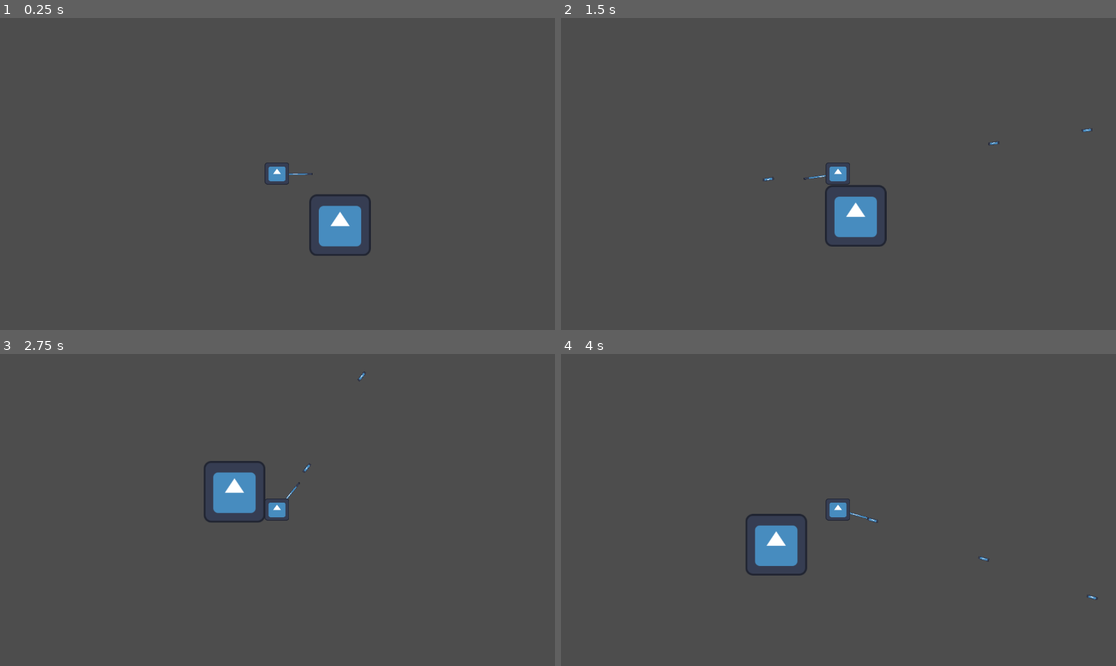
Above: before the commit, frames 1-4 (two rows, left to right).
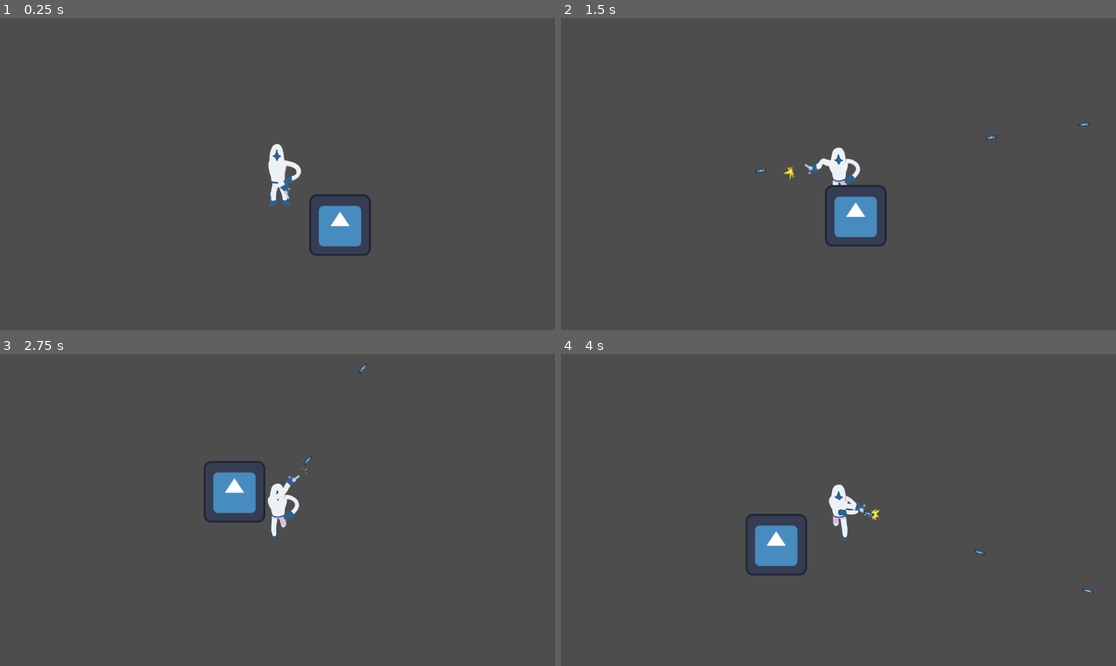
Above: after the commit, the same moments.

Repository: ParisRomane/Scientific_game_jam
Game: Godot game, scene res://scenes/entropy_battle.tscn
Two runs of this game, one before a commit and one after it. Both use one fixed random seed, a clock stepped at 60 frames per second and the inputs below. The engine's default icon, where the game draws it, is replaced by a stand-in: a white triangle on a blue panel in a dark square.
Inputs (mouse positions are in pixels of both pictures, inside the frame that each line leads up to):
- Up to frame 1 (0.25 s): no input
- Up to frame 2 (1.5 s): move the mouse to (960, 158) at 0.52 s; press the mouse at (960, 158) at 0.53 s; hold Right (ui_right) 0.53-1.28 s; move the mouse to (727, 189) at 1.27 s; release the mouse at (727, 189) at 1.28 s; hold Down (ui_down) from 1.28 s (still down); click (727, 189) at 1.35 s
- Up to frame 3 (2.75 s): move the mouse to (333, 441) at 2.02 s; release Down (ui_down) at 2.03 s; press the mouse at (333, 441) at 2.03 s; hold Right (ui_right) from 2.03 s (still down)
- Up to frame 4 (4 s): move the mouse to (810, 572) at 2.77 s; release Right (ui_right) at 2.78 s; release the mouse at (810, 572) at 2.78 s; hold Up (ui_up) 2.78-3.53 s; click (810, 572) at 2.85 s; move the mouse to (1005, 556) at 3.52 s; press the mouse at (1005, 556) at 3.53 s; hold Left (ui_left) from 3.53 s (still down)

The runs differ from the first frame. In frame 1, 0.7% of the frame differs, in the area x 47-57%, y 40-61%; in frame 2, 0.7%, in the area x 35-96%, y 33-54%; in frame 3, 0.7%; in frame 4, 0.7%.

Commit message:
Added animation of body and arm

Diff:
--- a/scenes/player.tscn
+++ b/scenes/player.tscn
@@ -1,27 +1,108 @@
-[gd_scene load_steps=5 format=3 uid="uid://344cgnvglbkv"]
+[gd_scene load_steps=22 format=3 uid="uid://344cgnvglbkv"]
 
 [ext_resource type="Script" path="res://scripts/Player.gd" id="1_tldf4"]
+[ext_resource type="Texture2D" uid="uid://yjbwjb1ngwpu" path="res://Assets/personnages/bras/bras.png" id="2_0aous"]
 [ext_resource type="Script" path="res://scripts/Arm.gd" id="3_a2t4o"]
-[ext_resource type="Texture2D" uid="uid://w2jjiiru4xvi" path="res://icon.svg" id="3_xn5fx"]
+[ext_resource type="Texture2D" uid="uid://ccsu081a3obwg" path="res://Assets/personnages/idle/idle_01.png" id="4_fxe4x"]
+[ext_resource type="Texture2D" uid="uid://bkd3iovrrc7db" path="res://Assets/personnages/idle/idle_02.png" id="5_uptpu"]
+[ext_resource type="Texture2D" uid="uid://bv6qeatj7olkd" path="res://Assets/personnages/idle/idle_03.png" id="6_3pict"]
+[ext_resource type="Texture2D" uid="uid://cfcunnlwk4b81" path="res://Assets/personnages/idle/idle_04.png" id="7_s7qky"]
+[ext_resource type="Texture2D" uid="uid://c7y6jck6ugn62" path="res://Assets/personnages/idle/idle_05.png" id="8_1pljn"]
+[ext_resource type="Texture2D" uid="uid://kdmrg8go1ldj" path="res://Assets/personnages/move/move_01.png" id="9_h4hlq"]
+[ext_resource type="Texture2D" uid="uid://vs6iv4bsn1fr" path="res://Assets/personnages/move/move_02.png" id="10_udn6f"]
+[ext_resource type="Texture2D" uid="uid://bb3ksbeyt7i2a" path="res://Assets/personnages/move/move_03.png" id="11_tv0rd"]
+[ext_resource type="Texture2D" uid="uid://dpdya3kuxopd6" path="res://Assets/personnages/move/move_04.png" id="12_l4e5c"]
+[ext_resource type="Texture2D" uid="uid://u11wfrt6dnaq" path="res://Assets/personnages/move/move_05.png" id="13_dy3p2"]
+[ext_resource type="Texture2D" uid="uid://c4owxgr53b0qt" path="res://Assets/personnages/move/move_06.png" id="14_mgvev"]
+[ext_resource type="Texture2D" uid="uid://bjlujrbvlec6m" path="res://Assets/personnages/bras_shoot/bras_01.png" id="14_qwpy0"]
+[ext_resource type="Texture2D" uid="uid://d06qwbq2cem72" path="res://Assets/personnages/bras_shoot/bras_02.png" id="15_hpu5w"]
+[ext_resource type="Texture2D" uid="uid://s58xojobr2qo" path="res://Assets/personnages/bras_shoot/bras_03.png" id="16_v46ny"]
+[ext_resource type="Texture2D" uid="uid://p2objyss47np" path="res://Assets/personnages/bras_shoot/bras_04.png" id="17_xp3st"]
 
-[sub_resource type="CircleShape2D" id="CircleShape2D_rox12"]
-radius = 34.5254
+[sub_resource type="CapsuleShape2D" id="CapsuleShape2D_eqvdu"]
+radius = 31.0
+height = 130.0
+
+[sub_resource type="SpriteFrames" id="SpriteFrames_u7oem"]
+animations = [{
+"frames": [{
+"duration": 1.0,
+"texture": ExtResource("4_fxe4x")
+}, {
+"duration": 1.0,
+"texture": ExtResource("5_uptpu")
+}, {
+"duration": 1.0,
+"texture": ExtResource("6_3pict")
+}, {
+"duration": 1.0,
+"texture": ExtResource("7_s7qky")
+}, {
+"duration": 1.0,
+"texture": ExtResource("8_1pljn")
+}],
+"loop": true,
+"name": &"idle",
+"speed": 5.0
+}, {
+"frames": [{
+"duration": 1.0,
+"texture": ExtResource("9_h4hlq")
+}, {
+"duration": 1.0,
+"texture": ExtResource("10_udn6f")
+}, {
+"duration": 1.0,
+"texture": ExtResource("11_tv0rd")
+}, {
+"duration": 1.0,
+"texture": ExtResource("12_l4e5c")
+}, {
+"duration": 1.0,
+"texture": ExtResource("13_dy3p2")
+}, {
+"duration": 1.0,
+"texture": ExtResource("14_mgvev")
+}],
+"loop": true,
+"name": &"move",
+"speed": 5.0
+}]
+
+[sub_resource type="SpriteFrames" id="SpriteFrames_icfmb"]
+animations = [{
+"frames": [{
+"duration": 1.0,
+"texture": ExtResource("2_0aous")
+}],
+"loop": true,
+"name": &"idle",
+"speed": 5.0
+}, {
+"frames": [{
+"duration": 1.0,
+"texture": ExtResource("14_qwpy0")
+}, {
+"duration": 1.0,
+"texture": ExtResource("15_hpu5w")
+}, {
+"duration": 1.0,
+"texture": ExtResource("16_v46ny")
+}, {
+"duration": 1.0,
+"texture": ExtResource("17_xp3st")
+}],
+"loop": false,
+"name": &"shoot",
+"speed": 15.0
+}]
 
 [node name="Player" type="CharacterBody2D"]
 script = ExtResource("1_tldf4")
 
-[node name="Arm" type="Sprite2D" parent="."]
-scale = Vector2(0.565429, 0.0341795)
-texture = ExtResource("3_xn5fx")
-offset = Vector2(65.437, -2.79019e-05)
-script = ExtResource("3_a2t4o")
-
-[node name="Marker2D" type="Marker2D" parent="Arm"]
-position = Vector2(127.337, 0)
-scale = Vector2(1.76857, 29.2573)
-
 [node name="CollisionShape2D" type="CollisionShape2D" parent="."]
-shape = SubResource("CircleShape2D_rox12")
+position = Vector2(2, 0)
+shape = SubResource("CapsuleShape2D_eqvdu")
 debug_color = Color(1, 1, 1, 0.419608)
 
 [node name="Camera2D" type="Camera2D" parent="."]
@@ -29,10 +110,27 @@
 [node name="Body" type="Sprite2D" parent="."]
 position = Vector2(-1, -1)
 scale = Vector2(0.398438, 0.359375)
-texture = ExtResource("3_xn5fx")
 
 [node name="Reload" type="Timer" parent="."]
 wait_time = 0.2
 one_shot = true
 
+[node name="AnimatedSprite2D" type="AnimatedSprite2D" parent="."]
+sprite_frames = SubResource("SpriteFrames_u7oem")
+animation = &"idle"
+autoplay = "idle"
+frame_progress = 0.815564
+
+[node name="Arm" type="AnimatedSprite2D" parent="."]
+position = Vector2(-11, -22)
+sprite_frames = SubResource("SpriteFrames_icfmb")
+animation = &"shoot"
+autoplay = "idle"
+offset = Vector2(53, 1)
+script = ExtResource("3_a2t4o")
+
+[node name="Marker2D" type="Marker2D" parent="Arm"]
+position = Vector2(77, 4)
+scale = Vector2(0.323144, 9.43973)
+
 [connection signal="timeout" from="Reload" to="." method="_on_reload_timeout"]
--- a/scripts/Arm.gd
+++ b/scripts/Arm.gd
@@ -1,4 +1,4 @@
-extends Sprite2D
+extends AnimatedSprite2D
 
 
 # Called when the node enters the scene tree for the first time.
--- a/scripts/Player.gd
+++ b/scripts/Player.gd
@@ -40,6 +40,8 @@
 	stat_speed = 0
 	stat_damage = 0
 	stat_mining = 0
+
+	$Arm.animation_finished.connect(_on_shoot_animation_finished)
 
 
 func _physics_process(delta):	# 60 FPS (delta is in s)
@@ -101,6 +103,11 @@
 		vel.x = lerpf(vel.x, 0, 0.15)
 		vel.y = lerpf(vel.y, 0, 0.15)
 
+	if abs(vel.x) <= 0.2 and abs(vel.y) <= 0.2:
+		$AnimatedSprite2D.play("idle")
+	else:
+		$AnimatedSprite2D.play("move")
+
 func shooting():
 
 	if shoot and can_shoot and !is_dead:
@@ -120,6 +127,11 @@
 		if $Reload.is_stopped():
 			$Reload.start()
 
+		$Arm.play("shoot")
+
+func _on_shoot_animation_finished():
+	$Arm.play("idle")
+
 
 func _on_reload_timeout():
 	can_shoot = true
Binary file changed: Assets/personnages/bras/bras.png
Binary file changed: Assets/personnages/bras_shoot/bras_01.png
Binary file changed: Assets/personnages/bras_shoot/bras_02.png
Binary file changed: Assets/personnages/bras_shoot/bras_03.png
Binary file changed: Assets/personnages/bras_shoot/bras_04.png
Binary file added: Assets/personnages/idle/idle.png
